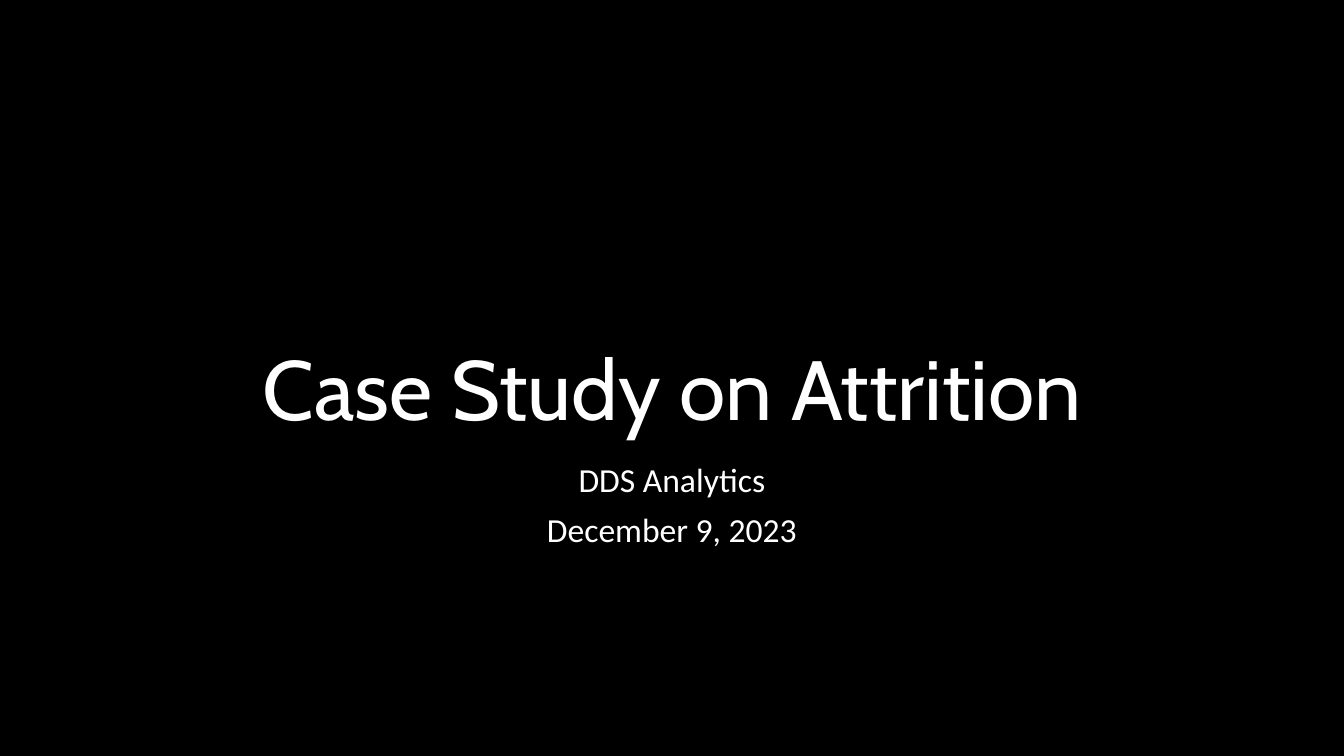
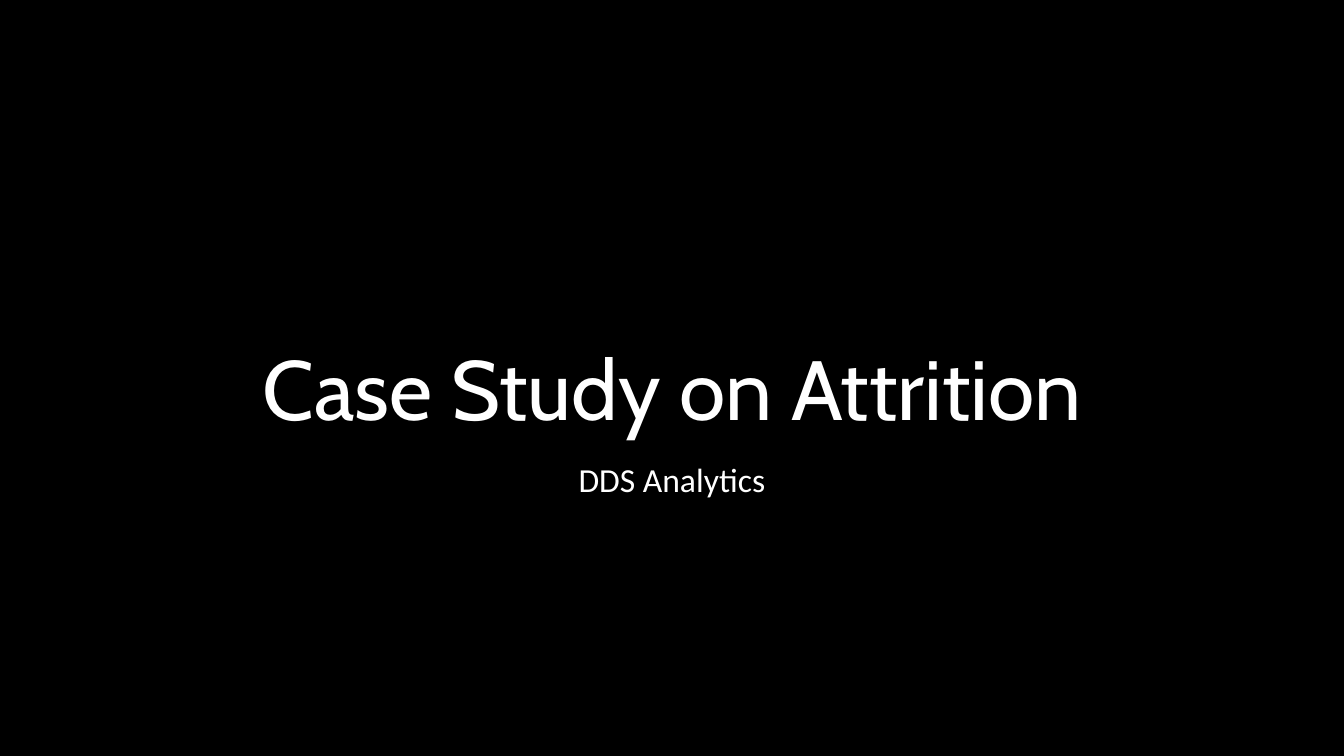
Before and after one commit to jjsmu/CaseStudy2DDS, a slide deck: slide 1 of CaseStudy2.pptx. Drawn at 1344x756 pixels with LibreOffice and Linux fonts; fonts in the diff are those of the drawing; background and template pictures are left out. Boxes give left, top, right and bottom in pixels: in the first picture for what was removed or moved away, otherwise in the second. Text is boxed around its words. In the diff, an @@ line names an element or a change of style, - is before the commit and + after.

Commit message:
CaseStudy2.pptx update slides

```diff
--- a/CaseStudy2.pptx
+++ b/CaseStudy2.pptx
@@ subtitle at (547,518,797,546): paragraph removed @@
-December 9, 2023
```
Also in this commit, not shown: 3 other slides changed, 8 slides added, 8 slides removed.
